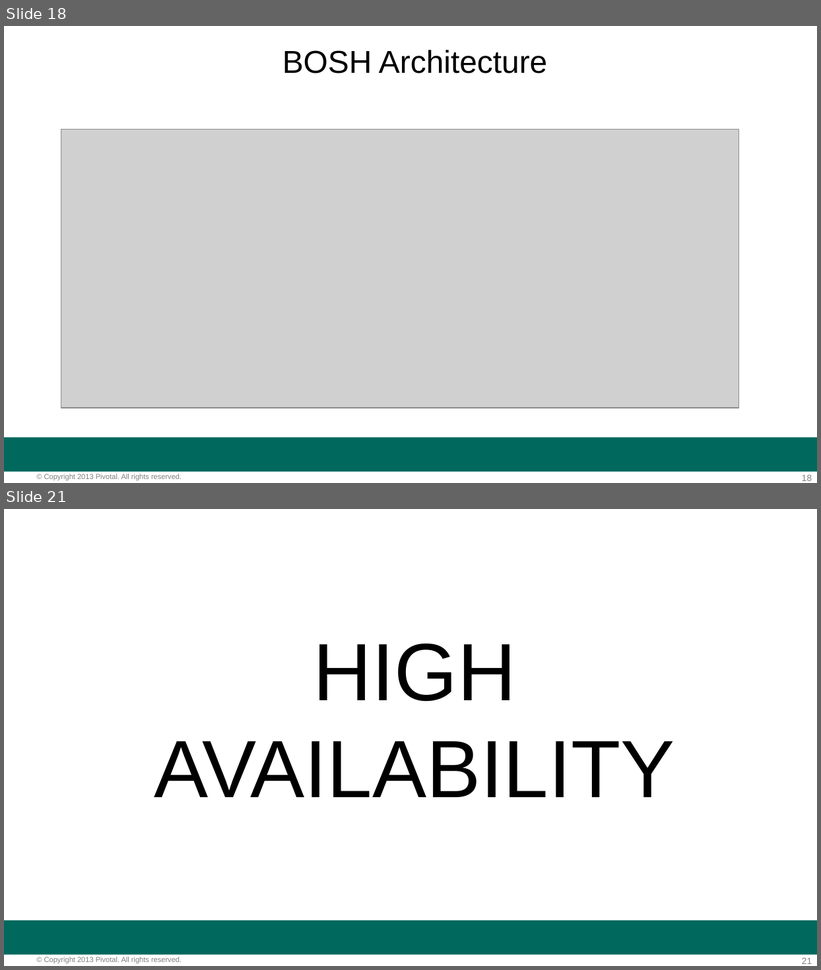
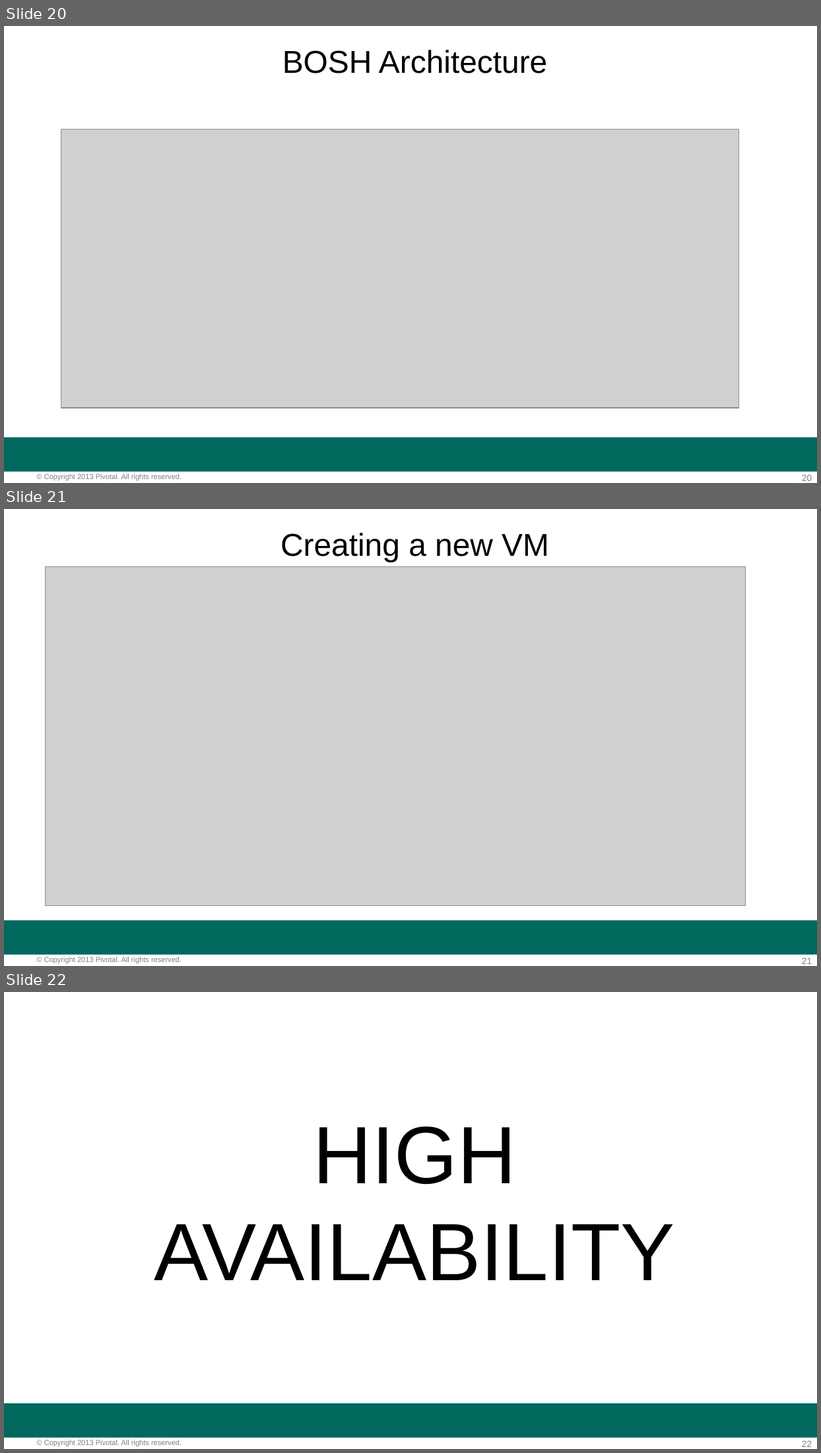
Before and after one commit to amitgandotra/extra, a slide deck: Hour_of_Power_v2.pptx. Shown one above the other, each under a label of ours: slides 18 and 21 before the commit, slides 20, 21 and 22 after it; the slides between them are not shown. The pictures are 821x970 and 821x1453 pixels, drawn with LibreOffice and Linux fonts; fonts in the diff are those of the drawing; grey boxes stand for pictures; background and template pictures are left out. Boxes give left, top, right and bottom in pixels: in the first picture for what was removed or moved away, otherwise in the second. Text is boxed around its words. In the diff, an @@ line names an element or a change of style, - is before the commit and + after.

```diff
--- a/Hour_of_Power_v2.pptx
+++ b/Hour_of_Power_v2.pptx
@@ slide 21 added at (4, 509, 817, 966), background #FFFFFF; not listed: 3 template elements that a slide beside it also shows @@
@@ text added at (281, 533, 549, 562), 28 pt, text #000000 @@
+Creating a new VM
@@ picture added at (46, 566, 746, 906) @@
@@ what was slide 18 is now slide 20 @@
@@ page number at (802, 475, 812, 481): text changed @@
-18
+20
@@ what was slide 21 is now slide 22 @@
@@ page number at (802, 1441, 812, 1447): text changed @@
-21
+22
```
Also in this commit, not shown: 1 slide changed, 1 other slide added, 1 slide removed.
